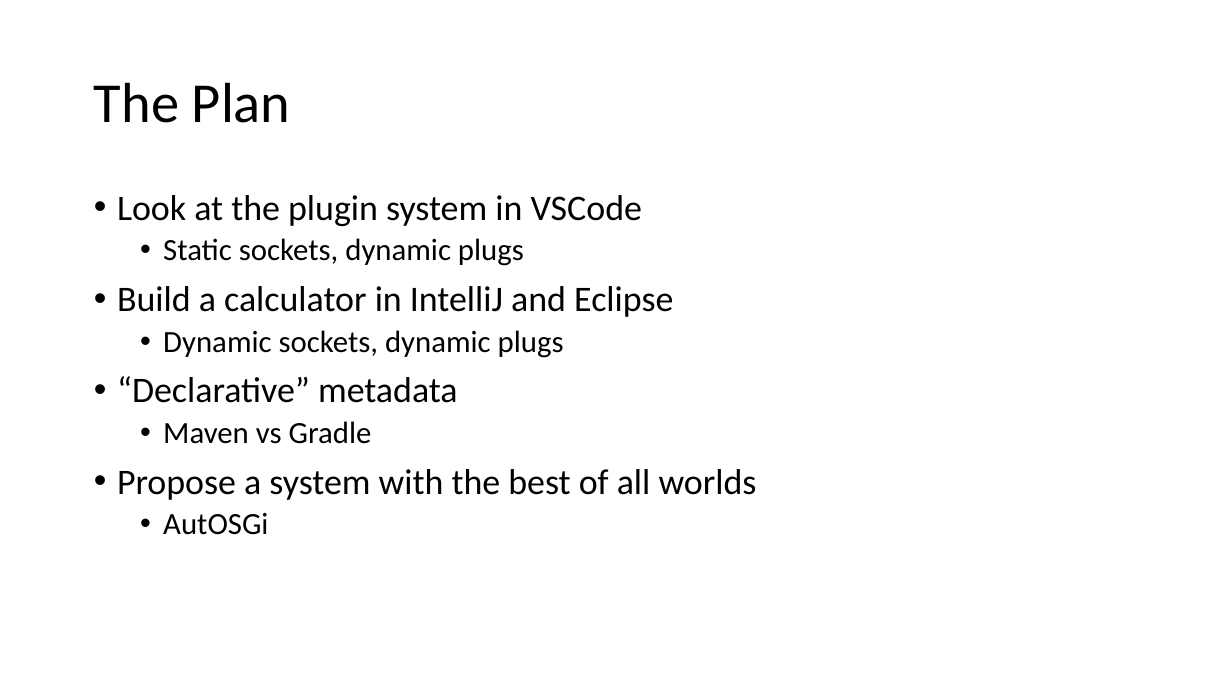
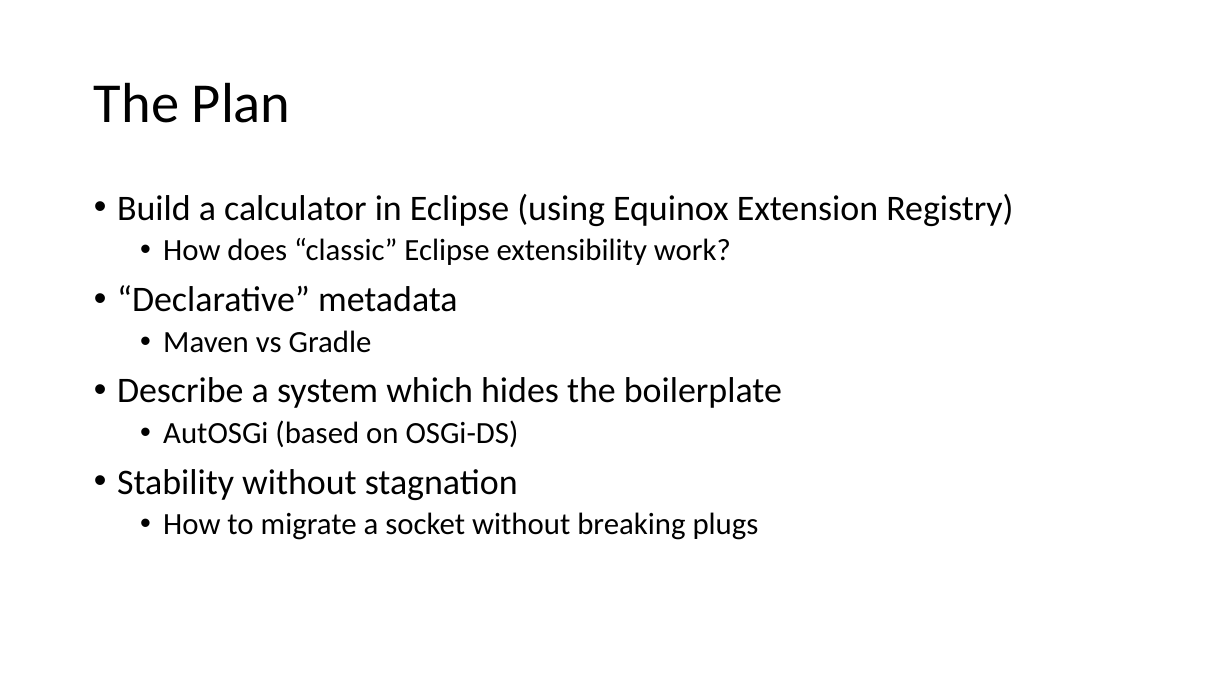
Before and after one commit to diffplug/sockets-and-plugs, a slide deck: slide 2 of Sockets and Plugs.pptx (slide 3 before the commit). Drawn at 1232x693 pixels with LibreOffice and Linux fonts; fonts in the diff are those of the drawing. Boxes give left, top, right and bottom in pixels: in the first picture for what was removed or moved away, otherwise in the second. Text is boxed around its words. In the diff, an @@ line names an element or a change of style, - is before the commit and + after.

```diff
--- a/Sockets and Plugs.pptx
+++ b/Sockets and Plugs.pptx
@@ text at [117, 194, 1013, 265]: text changed @@
-• Look at the plugin system in VSCode
-  • Static sockets, dynamic plugs
-• Build a calculator in IntelliJ and Eclipse
-  • Dynamic sockets, dynamic plugs
+• Build a calculator in Eclipse (using Equinox Extension Registry)
+  • How does “classic” Eclipse extensibility work?
@@ text at [117, 377, 782, 540]: text changed @@
-• Propose a system with the best of all worlds
-  • AutOSGi
+• Describe a system which hides the boilerplate
+  • AutOSGi (based on OSGi-DS)
+• Stability without stagnation
+  • How to migrate a socket without breaking plugs
```
Also in this commit, not shown: 10 other slides changed, 9 slides added, 5 slides removed.
